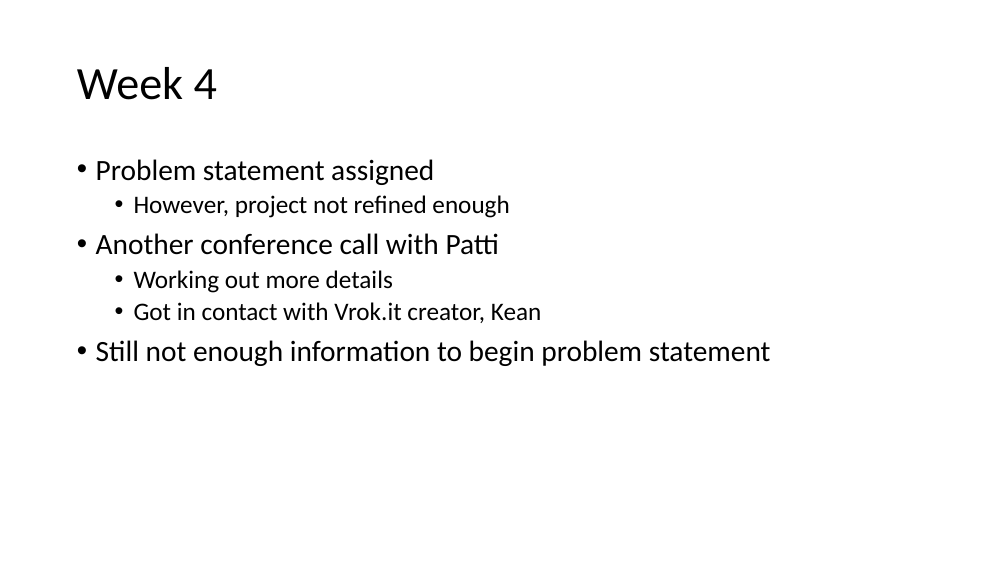
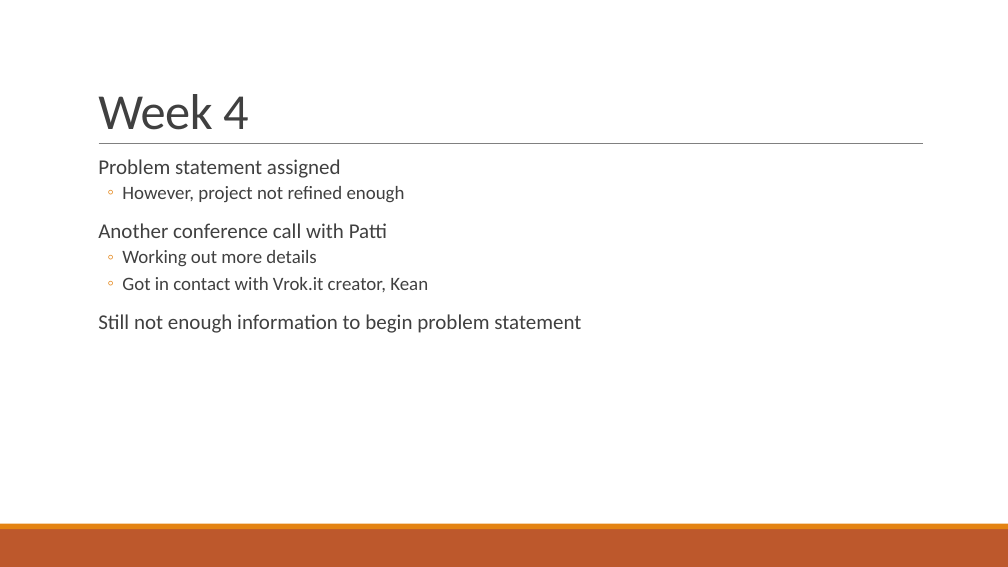
Before and after one commit to gonsalvg/Capstone-Forge-App, a slide deck: slide 26 of Progress Report/Progress report.pptx (slide 24 before the commit). Drawn at 1008x567 pixels with LibreOffice and Linux fonts; fonts in the diff are those of the drawing. Boxes give left, top, right and bottom in pixels: in the first picture for what was removed or moved away, otherwise in the second. Text is boxed around its words. In the diff, an @@ line names an element or a change of style, - is before the commit and + after.

```diff
--- a/Progress Report/Progress report.pptx
+++ b/Progress Report/Progress report.pptx
@@ title "Week 4": place and size @@
-title "Week 4" at [77,67,217,100]
+title "Week 4" at [98,94,248,130]
@@ title "Week 4" at [98,94,248,130]: size 44 to 48 pt, text colour #000000 to #404040, letter spacing 0 to -0.5 pt; line spacing 0.9 to 0.85; vertical alignment middle to bottom @@
@@ line added from (99, 144) to (923, 144), #808080 0.5 pt @@
@@ text "Problem statement assigned" at [98,159,581,333]: size 28 to 20 pt in "Problem statement assigned", "Another conference call with Patti", "Still not enough information to begin problem ..."; text colour #000000 to #404040; size 24 to 18 pt in "However, project not refined enough", "Working out more details", "Got in contact with Vrok.it creator, Kean"; bullet • to  ; more space between paragraphs; bullet • to ◦ @@
@@ rectangle added at [0,529,1008,567], fill #BD582C @@
@@ rectangle added at [0,524,1008,529], fill #E48312 @@
```
Also in this commit, not shown: 32 other slides changed, 2 slides added, 1 slide removed.
